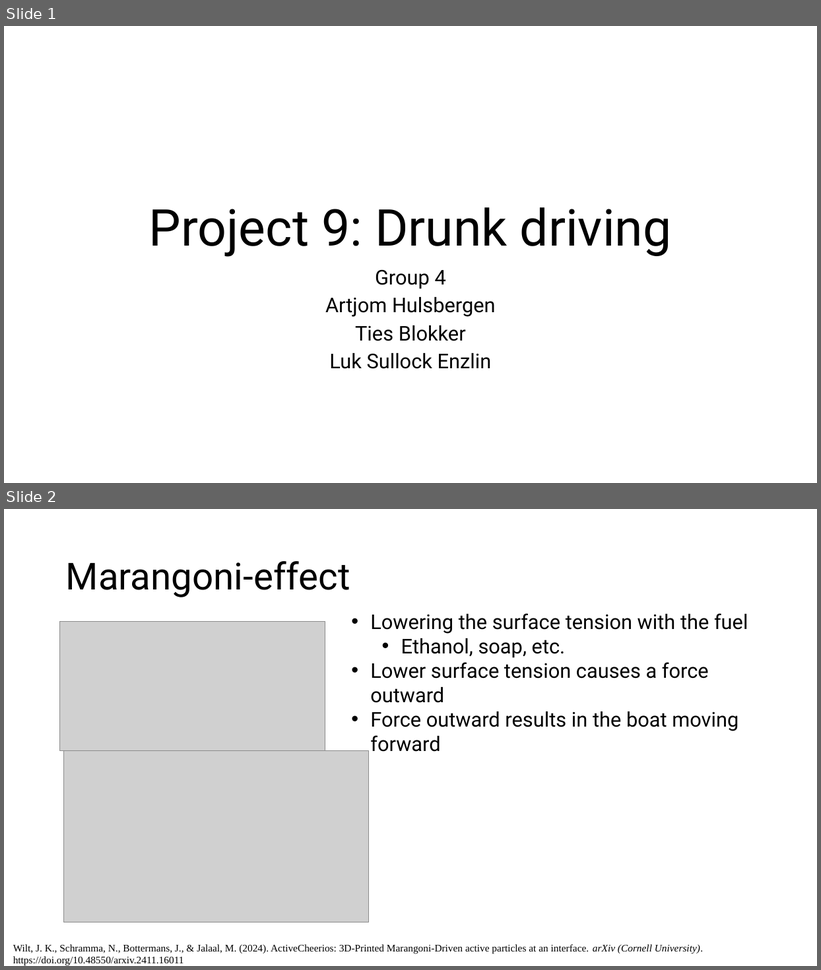
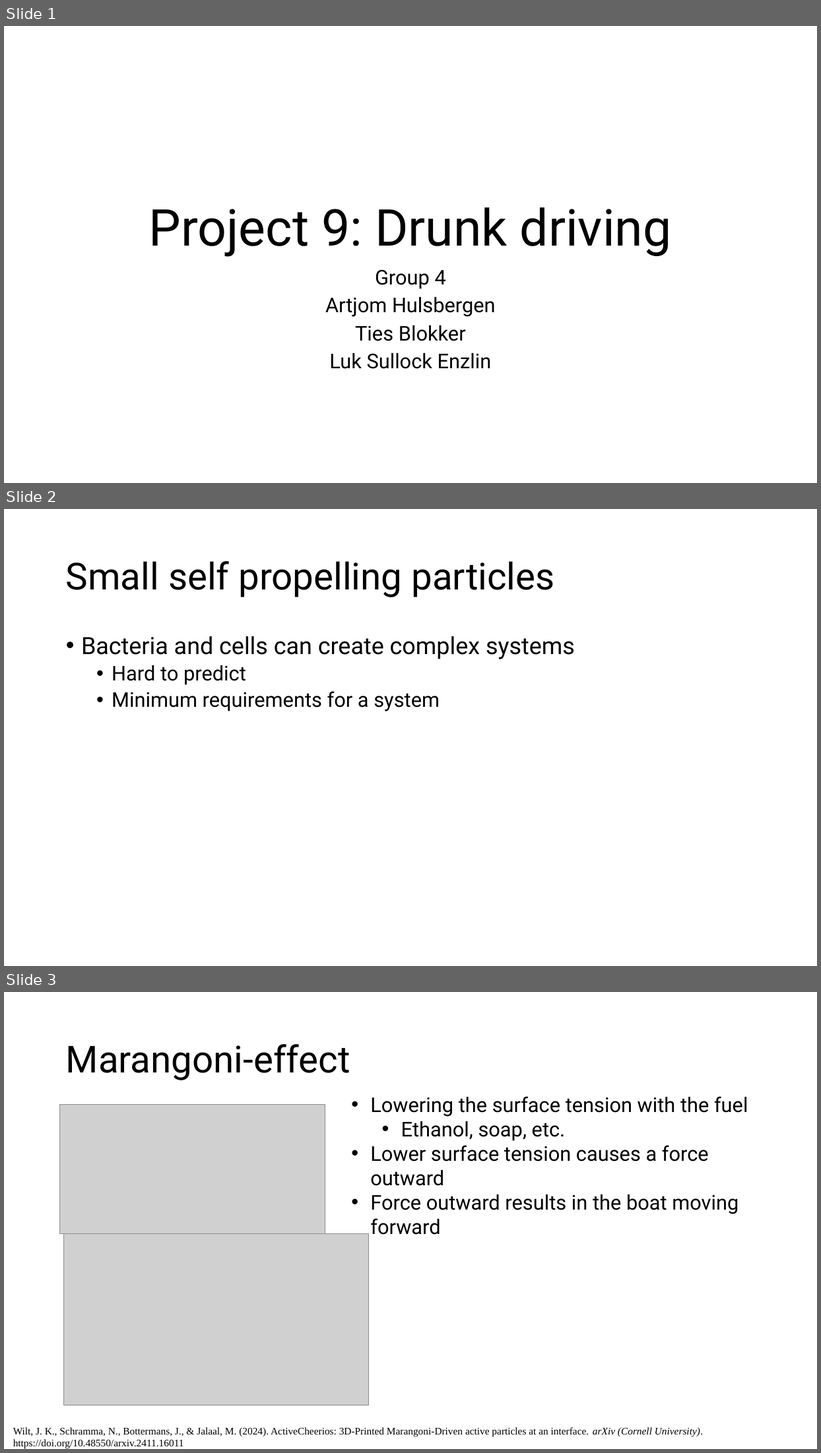
Before and after one commit to TasBakker/CheerioBoatPrototyping, a slide deck: Project 9 Drunk Driving.pptx. Shown one above the other, each under a label of ours: slides 1 and 2 before the commit, slides 1, 2 and 3 after it. The pictures are 821x970 and 821x1453 pixels, drawn with LibreOffice and Linux fonts; fonts in the diff are those of the drawing; grey boxes stand for pictures. Boxes give left, top, right and bottom in pixels: in the first picture for what was removed or moved away, otherwise in the second. Text is boxed around its words. In the diff, an @@ line names an element or a change of style, - is before the commit and + after.

Commit message:
presentation update

```diff
--- a/Project 9 Drunk Driving.pptx
+++ b/Project 9 Drunk Driving.pptx
@@ slide 2 added at (4, 509, 817, 966), background #FFFFFF @@
@@ title added at (66, 561, 554, 597), 44 pt, text #000000 @@
+Small self propelling particles
@@ text added at (81, 636, 575, 712), 24 pt, text #000000 @@
+• Bacteria and cells can create complex systems
+  • Hard to predict
+  • Minimum requirements for a system
@@ what was slide 2 is now slide 3 @@
```
